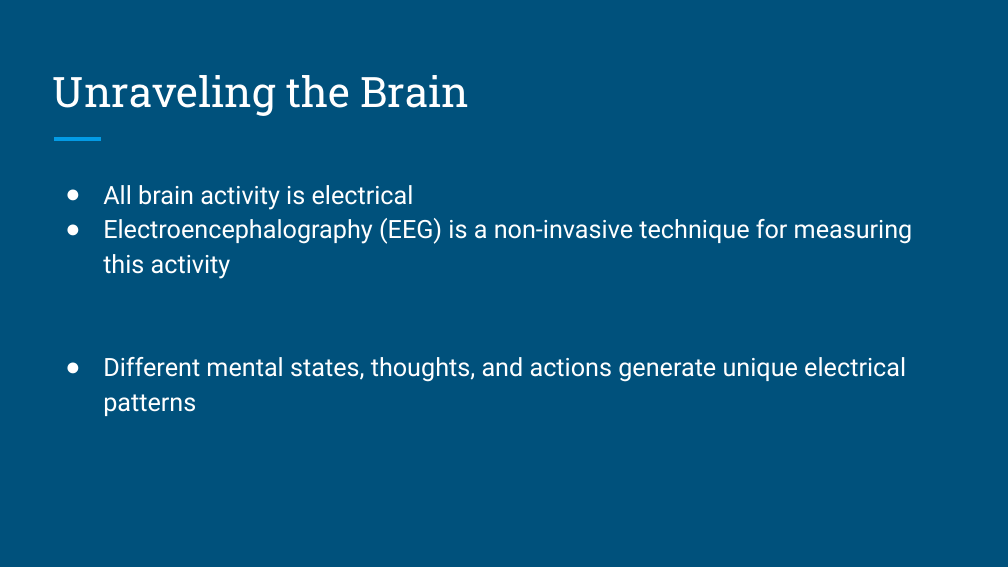
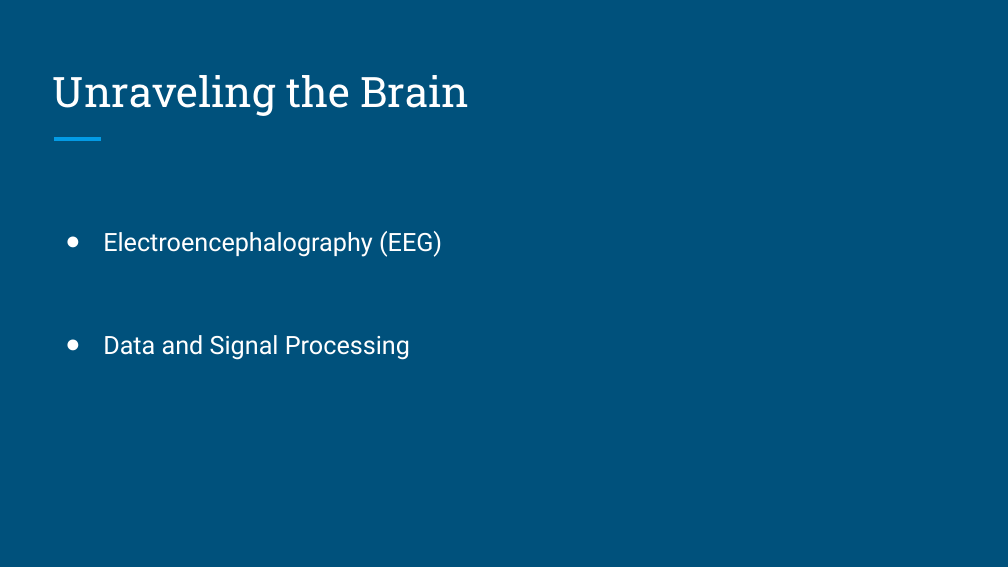
Before and after one commit to knotekbr/cs475_capstone, a slide deck: slide 4 of Midterm Presentation/MindGames Midterm Demonstration PPT.pptx. Drawn at 1008x567 pixels with LibreOffice and Linux fonts; fonts in the diff are those of the drawing. Boxes give left, top, right and bottom in pixels: in the first picture for what was removed or moved away, otherwise in the second. Text is boxed around its words. In the diff, an @@ line names an element or a change of style, - is before the commit and + after.

```diff
--- a/Midterm Presentation/MindGames Midterm Demonstration PPT.pptx
+++ b/Midterm Presentation/MindGames Midterm Demonstration PPT.pptx
@@ text at box(103, 231, 442, 360): text changed @@
-● All brain activity is electrical
-● Electroencephalography (EEG) is a non-invasive technique for measuring this activity
-● Different mental states, thoughts, and actions generate unique electrical patterns
+● Electroencephalography (EEG)
+● Data and Signal Processing
```
Also in this commit, not shown: 6 other slides changed, 3 slides added, 3 slides removed.
